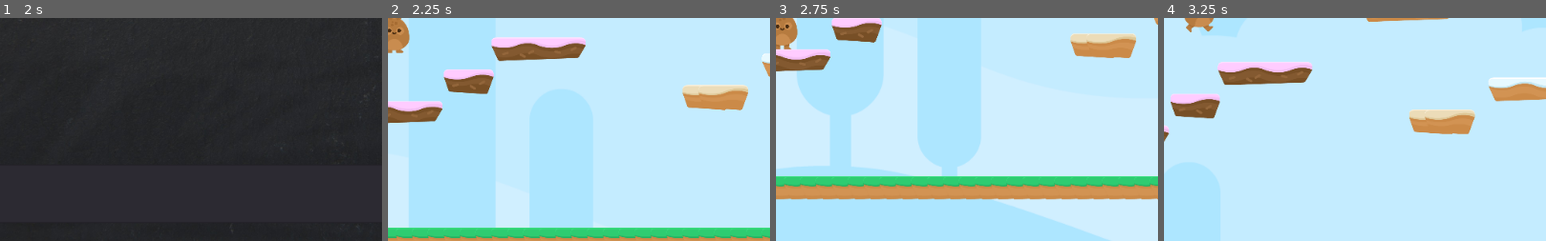
Above: before the commit, frames 1-4 (left to right).
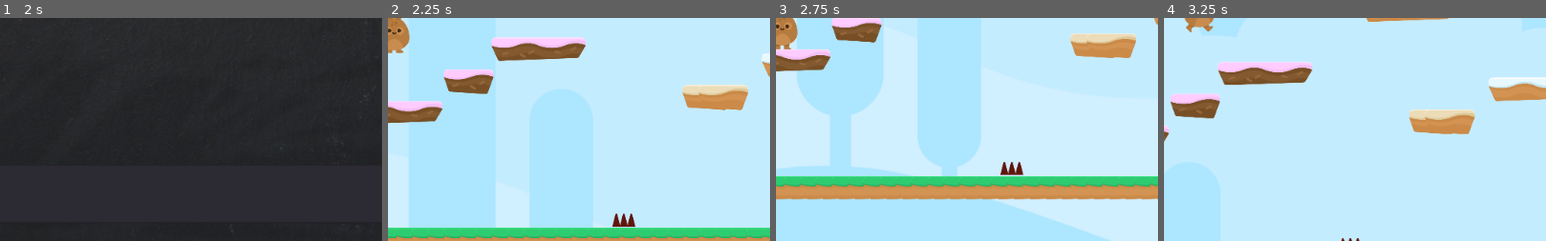
Above: after the commit, the same moments.

Repository: TheXanada96/TutorialGodottaro
Game: Godot game, scene res://Avventura Testuale/Il MHANZ Definito.tscn
The game is run twice, just before and just after one commit, with the same random seed, the same clock (stepped at 60 frames per second) and the same inputs.
Inputs (mouse positions are % of the whole screen's width and height, from its top left):
- Up to frame 1 (2 s): click (40, 89) at 0.52 s; type "12" at 0.6 s; click (83, 89) at 1.25 s
- Up to frame 2 (2.25 s): click "PLATFORM2D" at 2 s
- Up to frame 3 (2.75 s): no input
- Up to frame 4 (3.25 s): hold Right (ui_right) from 2.78 s (still down); hold Space (Jump) from 2.78 s (still down)
The pictures show only the part of the screen within x 17-67%, y 50-100%; the shares and areas given below are measured in that part.

Frame 1 is identical in both runs. In frame 2, 0.3% of the frame differs, in the area x 58-65%, y 87-94%; in frame 3, 0.3%, in the area x 58-65%, y 64-71%; in frame 4, less than 0.1%.

Commit message:
aggiunte robe

Diff:
--- /dev/null
+++ b/Platform 2D/EndGame.tscn
@@ -0,0 +1,99 @@
+[gd_scene load_steps=10 format=2]
+
+[ext_resource path="res://Avventura Testuale/gfx/TheYearofTheCamel-Bold.otf" type="DynamicFontData" id=1]
+[ext_resource path="res://Platform 2D/GameOver.gd" type="Script" id=2]
+[ext_resource path="res://Platform 2D/asset di gioco/GFX/HUD/lifes.png" type="Texture" id=3]
+[ext_resource path="res://Platform 2D/asset di gioco/GFX/Background/bg_layer1.png" type="Texture" id=4]
+[ext_resource path="res://Avventura Testuale/gfx/joystix monospace.otf" type="DynamicFontData" id=5]
+[ext_resource path="res://Platform 2D/asset di gioco/GFX/HUD/coin_bronze.png" type="Texture" id=6]
+
+[sub_resource type="DynamicFont" id=1]
+size = 150
+outline_color = Color( 0, 0, 0, 1 )
+use_filter = true
+font_data = ExtResource( 1 )
+
+[sub_resource type="DynamicFont" id=2]
+size = 40
+use_filter = true
+font_data = ExtResource( 1 )
+
+[sub_resource type="DynamicFont" id=3]
+use_filter = true
+font_data = ExtResource( 5 )
+
+[node name="GameOver" type="Control"]
+anchor_right = 1.0
+anchor_bottom = 1.0
+script = ExtResource( 2 )
+
+[node name="TextureRect" type="TextureRect" parent="."]
+anchor_right = 1.0
+anchor_bottom = 1.0
+texture = ExtResource( 4 )
+expand = true
+
+[node name="CenterContainer" type="CenterContainer" parent="."]
+anchor_right = 1.0
+anchor_bottom = 1.0
+
+[node name="VBoxContainer" type="VBoxContainer" parent="CenterContainer"]
+margin_left = 102.0
+margin_top = 171.0
+margin_right = 922.0
+margin_bottom = 429.0
+
+[node name="Label" type="Label" parent="CenterContainer/VBoxContainer"]
+margin_right = 820.0
+margin_bottom = 183.0
+custom_colors/font_color = Color( 0, 0, 0, 1 )
+custom_fonts/font = SubResource( 1 )
+text = "GAME OVER"
+
+[node name="HBoxContainer" type="HBoxContainer" parent="CenterContainer/VBoxContainer"]
+margin_top = 187.0
+margin_right = 820.0
+margin_bottom = 258.0
+alignment = 1
+
+[node name="RestartButton" type="TextureButton" parent="CenterContainer/VBoxContainer/HBoxContainer"]
+margin_left = 294.0
+margin_right = 346.0
+margin_bottom = 71.0
+texture_normal = ExtResource( 3 )
+
+[node name="Label" type="Label" parent="CenterContainer/VBoxContainer/HBoxContainer"]
+margin_left = 350.0
+margin_top = 11.0
+margin_right = 526.0
+margin_bottom = 60.0
+custom_colors/font_color = Color( 0, 0, 0, 1 )
+custom_fonts/font = SubResource( 2 )
+text = "Try Again!"
+
+[node name="HBoxContainer" type="HBoxContainer" parent="."]
+anchor_left = 0.2
+anchor_top = 0.2
+anchor_right = 0.2
+anchor_bottom = 0.2
+margin_left = 630.0
+margin_top = 358.0
+margin_right = 630.0
+margin_bottom = 429.0
+alignment = 2
+
+[node name="VBoxContainer2" type="VBoxContainer" parent="HBoxContainer"]
+margin_right = 126.0
+margin_bottom = 71.0
+alignment = 2
+
+[node name="Button" type="Button" parent="HBoxContainer/VBoxContainer2"]
+margin_top = 4.0
+margin_right = 126.0
+margin_bottom = 71.0
+custom_fonts/font = SubResource( 3 )
+text = "ESCI"
+icon = ExtResource( 6 )
+
+[connection signal="pressed" from="CenterContainer/VBoxContainer/HBoxContainer/RestartButton" to="." method="_on_RestartButton_pressed"]
+[connection signal="pressed" from="HBoxContainer/VBoxContainer2/Button" to="." method="_on_Button_pressed"]
--- /dev/null
+++ b/Platform 2D/GameOver.gd
@@ -0,0 +1,24 @@
+extends Control
+
+
+# Declare member variables here. Examples:
+# var a = 2
+# var b = "text"
+
+
+# Called when the node enters the scene tree for the first time.
+func _ready():
+	pass # Replace with function body.
+
+
+# Called every frame. 'delta' is the elapsed time since the previous frame.
+#func _process(delta):
+#	pass
+
+
+func _on_RestartButton_pressed():
+	 get_tree().change_scene("res://Platform 2D/Platform 2D.tscn")
+
+
+func _on_Button_pressed():
+	get_tree().quit()
--- a/Platform 2D/Platform 2D.tscn
+++ b/Platform 2D/Platform 2D.tscn
@@ -1,11 +1,13 @@
-[gd_scene load_steps=3 format=2]
+[gd_scene load_steps=4 format=2]
 
 [ext_resource path="res://Platform 2D/Player.tscn" type="PackedScene" id=1]
 [ext_resource path="res://Tileset.tres" type="TileSet" id=2]
+[ext_resource path="res://Platform 2D/asset di gioco/Hazards/SpikeTop.tscn" type="PackedScene" id=3]
 
 [node name="Node2D" type="Node2D"]
 
 [node name="Player2" parent="." instance=ExtResource( 1 )]
+collision_mask = 6
 
 [node name="TileMap" type="TileMap" parent="."]
 position = Vector2( -1, -4 )
@@ -13,3 +15,8 @@
 collision_layer = 2
 format = 1
 tile_data = PoolIntArray( -524203, 2, 0, -327615, 5, 0, -262046, 2, 0, -131065, 6, 0, -130984, 2, 0, -65486, 5, 0, 6556 …(1223 unchanged characters)…
+
+[node name="Node" type="Node" parent="."]
+
+[node name="SpikeTop" parent="Node" instance=ExtResource( 3 )]
+position = Vector2( 1492, 1054 )
--- a/Platform 2D/Player.gd
+++ b/Platform 2D/Player.gd
@@ -7,6 +7,7 @@
 const UP = Vector2(0,-1)
 const JUMP_SPEED = 2000
 const WORLD_LIMIT = 4000
+var lives = 3
 
 signal animazione
 
@@ -23,7 +24,8 @@
 
 
 func apply_gravity():
-
+	if position.y > WORLD_LIMIT:
+		end_game()
 	if is_on_floor():
 		motion.y = 0
 	elif is_on_ceiling():
@@ -36,7 +38,8 @@
 func jump():
 	if Input.is_action_pressed("Jump") and is_on_floor() :
 		motion.y -= JUMP_SPEED
-
+		$AudioStreamPlayer2D.stream = load("res://Platform 2D/asset di gioco/SFX/jump1.ogg")
+		$AudioStreamPlayer2D.play()
 
 func move():
 	if Input.is_action_pressed("ui_left")\
@@ -52,6 +55,16 @@
 func animate():
 	emit_signal("animazione", motion)
 
+func end_game():
+	get_tree().change_scene("res://Platform 2D/EndGame.tscn")
+
+func hurt():
+	motion.y -= 1
+	yield (get_tree(), "idle_frame")
+	motion.y -= JUMP_SPEED
+	lives -= 1
+	if lives < 0:
+		end_game()
 
 #	if motion.y <0:
 #		$PlayerObamico.play("jump")
--- a/Platform 2D/Player.tscn
+++ b/Platform 2D/Player.tscn
@@ -6,6 +6,7 @@
 [ext_resource path="res://Platform 2D/asset di gioco/GFX/Background/bg_layer2.png" type="Texture" id=4]
 [ext_resource path="res://Platform 2D/asset di gioco/GFX/Background/bg_layer3.png" type="Texture" id=5]
 [ext_resource path="res://Platform 2D/asset di gioco/GFX/Background/bg_layer4.png" type="Texture" id=6]
+[ext_resource path="res://Platform 2D/asset di gioco/SFX/jump1.ogg" type="AudioStream" id=7]
 
 [sub_resource type="CapsuleShape2D" id=1]
 radius = 53.0
@@ -73,4 +74,7 @@
 margin_bottom = 40.0
 texture = ExtResource( 6 )
 
+[node name="AudioStreamPlayer2D" type="AudioStreamPlayer2D" parent="."]
+stream = ExtResource( 7 )
+
 [connection signal="animazione" from="." to="PlayerObamico" method="_on_Player_animazione"]
--- /dev/null
+++ b/Platform 2D/asset di gioco/Hazards/Hazards.gd
@@ -0,0 +1,7 @@
+extends Area2D
+
+
+
+func _on_SpikeTop_body_entered(body):
+#	if body.has_method("hurt"):
+	body.hurt()
--- /dev/null
+++ b/Platform 2D/asset di gioco/Hazards/SpikeTop.tscn
@@ -0,0 +1,18 @@
+[gd_scene load_steps=3 format=2]
+
+[ext_resource path="res://Platform 2D/asset di gioco/GFX/Environment/spikes_top.png" type="Texture" id=1]
+[ext_resource path="res://Platform 2D/asset di gioco/Hazards/Hazards.gd" type="Script" id=2]
+
+[node name="SpikeTop" type="Area2D"]
+collision_layer = 4
+script = ExtResource( 2 )
+
+[node name="Sprite" type="Sprite" parent="."]
+modulate = Color( 0.423529, 0.0901961, 0.054902, 1 )
+texture = ExtResource( 1 )
+
+[node name="CollisionPolygon2D" type="CollisionPolygon2D" parent="."]
+visible = false
+polygon = PoolVector2Array( -30, -27, -47, 27, 47, 27, 30, -27, 15, 19, 0, -27, -15, 19, -30, -27 )
+
+[connection signal="body_entered" from="." to="." method="_on_SpikeTop_body_entered"]
--- a/project.godot
+++ b/project.godot
@@ -35,6 +35,7 @@
 
 2d_physics/layer_1="Player"
 2d_physics/layer_2="Terrain"
+2d_physics/layer_3="Hazards"
 
 [locale]
 
Not shown: 1 places in Platform 2D/Player.tscn that only renumber resources
Not shown, changed: Platform 2D/asset di gioco/SFX/jump1.ogg.import
